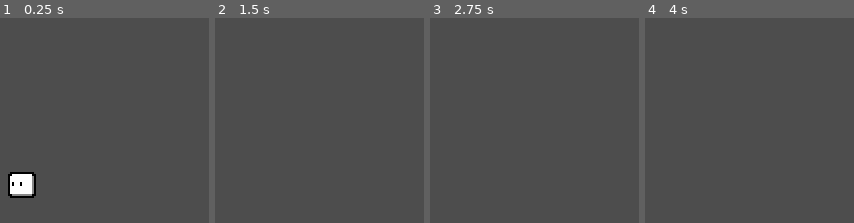
Above: before the commit, frames 1-4 (left to right).
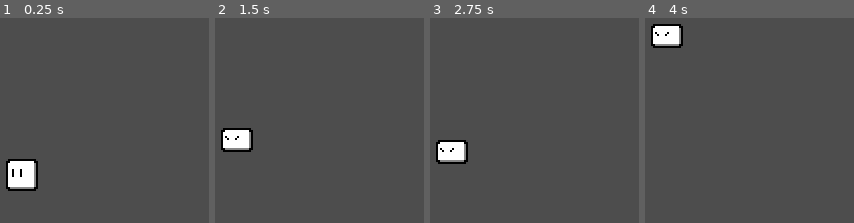
Above: after the commit, the same moments.

Repository: zimlewis/PSFGJ
Game: Godot game, scene res://test.tscn
Same seed, same stepped clock (60 frames per second), same inputs: the game is played once before the commit and once after it. The project has no main scene, so this scene is started directly.
Inputs:
- Up to frame 1 (0.25 s): no input
- Up to frame 2 (1.5 s): tap Enter (ui_accept) at 0.5 s; hold Enter (ui_accept) 0.53-1.28 s; hold Right (ui_right) from 0.53 s (still down); tap Space (jump, bound only after the commit) at 0.77, 0.8, 1.07, 1.35 s
- Up to frame 3 (2.75 s): tap Space (jump, bound only after the commit) at 1.52, 1.82, 2.3 s; tap Enter (ui_accept) at 1.55 s; release Right (ui_right) at 2.03 s; hold Left (ui_left) from 2.03 s (still down); hold Enter (ui_accept) from 2.03 s (still down)
- Up to frame 4 (4 s): release Left (ui_left) at 2.78 s; release Enter (ui_accept) at 2.78 s; hold Right (ui_right) from 2.78 s (still down); tap Enter (ui_accept) at 2.85 s; tap Space (jump, bound only after the commit) at 3.02, 3.32 s; hold Space (jump, bound only after the commit) from 3.53 s (still down)

The runs differ from the first frame. In frame 1, 2.1% of the frame differs, in the area x 2-19%, y 68-88%; in frame 2, 1.8%; in frame 3, 1.8%; in frame 4, 1.8%.

Commit message:
added state machine

Diff:
--- a/player/player.gd
+++ b/player/player.gd
@@ -1,4 +1,4 @@
-extends CharacterBody2D
+class_name Player extends CharacterBody2D
 
 const SPEED = 200.0
 const JUMP_VELOCITY = -400.0
@@ -7,39 +7,16 @@
 
 @export var sprite: AnimatedSprite2D
 var coyote_time: float = 1
-
+var gravity = Vector2(0, 100)
 
 func _process(delta: float) -> void:
 	coyote_time -= delta
 
 func _physics_process(delta: float) -> void:
 	# Add the gravity.
-	if not is_on_floor():
-		velocity += get_gravity() * delta
 
 	# Handle jump.
 	if is_on_floor():
 		coyote_time = 0
-		velocity.y = 0
-
-	if Input.is_action_pressed("ui_accept") and coyote_time == 0:
-		velocity.y = JUMP_VELOCITY
-		sprite.play("jump")
-
-	# Play fall animation
-	if velocity.y > 0:
-		sprite.play("falling")
-
-	# Cut out the jump if release the button early
-	if !is_on_floor() and Input.is_action_just_released("ui_accept") and velocity.y < 0:
-		velocity.y *= 0.5
-
-	# Get the input direction and handle the movement/deceleration.
-	# As good practice, you should replace UI actions with custom gameplay actions.
-	var direction := Input.get_axis("ui_left", "ui_right")
-	if direction:
-		velocity.x = move_toward(velocity.x, direction * SPEED, ACCELERATION)
-	else:
-		velocity.x = move_toward(velocity.x, 0, DECCELERATION)
 
 	move_and_slide()
--- a/player/player.tscn
+++ b/player/player.tscn
@@ -1,7 +1,12 @@
-[gd_scene load_steps=13 format=3 uid="uid://08qilwwnxmxj"]
+[gd_scene load_steps=18 format=3 uid="uid://08qilwwnxmxj"]
 
 [ext_resource type="Script" path="res://player/player.gd" id="1_2dfnx"]
 [ext_resource type="Texture2D" uid="uid://r3il3u35jysx" path="res://player/player.png" id="1_svvk0"]
+[ext_resource type="Script" path="res://state-machine/state_machine.gd" id="3_7n2qw"]
+[ext_resource type="Script" path="res://player/states/idle.gd" id="4_s0sob"]
+[ext_resource type="Script" path="res://player/states/run.gd" id="5_egfg7"]
+[ext_resource type="Script" path="res://player/states/jump.gd" id="6_tpcnh"]
+[ext_resource type="Script" path="res://player/states/fall.gd" id="7_o0qlw"]
 
 [sub_resource type="AtlasTexture" id="AtlasTexture_b1w84"]
 atlas = ExtResource("1_svvk0")
@@ -96,3 +101,19 @@
 
 [node name="CollisionShape2D" type="CollisionShape2D" parent="."]
 shape = SubResource("RectangleShape2D_02ted")
+
+[node name="StateMachine" type="Node" parent="." node_paths=PackedStringArray("initial_state")]
+script = ExtResource("3_7n2qw")
+initial_state = NodePath("Idle")
+
+[node name="Idle" type="Node" parent="StateMachine"]
+script = ExtResource("4_s0sob")
+
+[node name="Run" type="Node" parent="StateMachine"]
+script = ExtResource("5_egfg7")
+
+[node name="Jump" type="Node" parent="StateMachine"]
+script = ExtResource("6_tpcnh")
+
+[node name="Fall" type="Node" parent="StateMachine"]
+script = ExtResource("7_o0qlw")
--- /dev/null
+++ b/player/states/fall.gd
@@ -0,0 +1,31 @@
+extends PlayerState
+
+
+## Called by the state machine when receiving unhandled input events.
+func handle_input(_event: InputEvent) -> void:
+	pass
+
+## Called by the state machine on the engine's main loop tick.
+func update(_delta: float) -> void:
+	pass
+
+## Called by the state machine on the engine's physics update tick.
+func physics_update(_delta: float) -> void:
+	player.velocity += player.get_gravity() * _delta
+
+	var direction := Input.get_axis("move_left", "move_right")
+	player.velocity.x = move_toward(player.velocity.x, direction * player.SPEED, player.ACCELERATION)
+
+
+	if player.is_on_floor():
+		finished.emit(IDLE)
+
+## Called by the state machine upon changing the active state. The `data` parameter
+## is a dictionary with arbitrary data the state can use to initialize itself.
+func enter(previous_state_path: String, data := {}) -> void:
+	pass
+
+## Called by the state machine before changing the active state. Use this function
+## to clean up the state.
+func exit() -> void:
+	pass
--- /dev/null
+++ b/player/states/idle.gd
@@ -0,0 +1,39 @@
+extends PlayerState
+
+
+## Called by the state machine when receiving unhandled input events.
+func handle_input(_event: InputEvent) -> void:
+	pass
+
+## Called by the state machine on the engine's main loop tick.
+func update(_delta: float) -> void:
+	pass
+
+## Called by the state machine on the engine's physics update tick.
+func physics_update(_delta: float) -> void:
+	player.velocity.y = 0
+	player.velocity.x = move_toward(player.velocity.x, 0, player.DECCELERATION)
+
+	if Input.get_axis("move_left", "move_right") != 0:
+		finished.emit(RUNNING)
+
+	if Input.is_action_pressed("jump") and player.coyote_time == 0:
+		finished.emit(JUMPING)
+
+	if not player.is_on_floor():
+		finished.emit(FALLING)
+	pass
+
+## Called by the state machine upon changing the active state. The `data` parameter
+## is a dictionary with arbitrary data the state can use to initialize itself.
+func enter(previous_state_path: String, data := {}) -> void:
+	if previous_state_path == FALLING:
+		player.sprite.play("land")
+		await player.sprite.animation_finished
+		player.sprite.play("idle")
+
+
+## Called by the state machine before changing the active state. Use this function
+## to clean up the state.
+func exit() -> void:
+	pass
--- /dev/null
+++ b/player/states/jump.gd
@@ -0,0 +1,35 @@
+extends PlayerState
+
+
+## Called by the state machine when receiving unhandled input events.
+func handle_input(_event: InputEvent) -> void:
+	pass
+
+## Called by the state machine on the engine's main loop tick.
+func update(_delta: float) -> void:
+	pass
+
+## Called by the state machine on the engine's physics update tick.
+func physics_update(_delta: float) -> void:
+	player.velocity += player.get_gravity() * _delta
+
+	var direction := Input.get_axis("move_left", "move_right")
+	player.velocity.x = move_toward(player.velocity.x, direction * player.SPEED, player.ACCELERATION)
+
+
+	if Input.is_action_just_released("jump"):
+		player.velocity.y *= 0.5
+		finished.emit(FALLING)
+
+	if player.velocity.y > 0:
+		finished.emit(FALLING)
+
+## Called by the state machine upon changing the active state. The `data` parameter
+## is a dictionary with arbitrary data the state can use to initialize itself.
+func enter(previous_state_path: String, data := {}) -> void:
+	player.velocity.y = player.JUMP_VELOCITY
+
+## Called by the state machine before changing the active state. Use this function
+## to clean up the state.
+func exit() -> void:
+	pass
--- /dev/null
+++ b/player/states/player_state.gd
@@ -0,0 +1,14 @@
+class_name PlayerState extends State
+
+const IDLE = "Idle"
+const RUNNING = "Run"
+const JUMPING = "Jump"
+const FALLING = "Fall"
+
+var player: Player
+
+
+func _ready() -> void:
+	await owner.ready
+	player = owner as Player
+	assert(player != null, "The PlayerState state type must be used only in the player scene. It needs the owner to be a Player node.")
--- /dev/null
+++ b/player/states/run.gd
@@ -0,0 +1,35 @@
+extends PlayerState
+
+
+## Called by the state machine when receiving unhandled input events.
+func handle_input(_event: InputEvent) -> void:
+	pass
+
+## Called by the state machine on the engine's main loop tick.
+func update(_delta: float) -> void:
+	pass
+
+## Called by the state machine on the engine's physics update tick.
+func physics_update(_delta: float) -> void:
+	player.velocity.y = 0
+	var direction := Input.get_axis("move_left", "move_right")
+	player.velocity.x = move_toward(player.velocity.x, direction * player.SPEED, player.ACCELERATION)
+
+	if direction == 0:
+		finished.emit(IDLE)
+
+	if not player.is_on_floor():
+		finished.emit(FALLING)
+
+	if Input.is_action_pressed("jump") and player.coyote_time == 0:
+		finished.emit(JUMPING)
+
+## Called by the state machine upon changing the active state. The `data` parameter
+## is a dictionary with arbitrary data the state can use to initialize itself.
+func enter(previous_state_path: String, data := {}) -> void:
+	pass
+
+## Called by the state machine before changing the active state. Use this function
+## to clean up the state.
+func exit() -> void:
+	pass
--- a/project.godot
+++ b/project.godot
@@ -22,6 +22,24 @@
 window/size/window_height_override=720
 window/stretch/mode="canvas_items"
 
+[input]
+
+move_left={
+"deadzone": 0.5,
+"events": [Object(InputEventKey,"resource_local_to_scene":false,"resource_name":"","device":-1,"window_id":0,"alt_pressed":false,"shift_pressed":false,"ctrl_pressed":false,"meta_pressed":false,"pressed":false,"keycode":65,"physical_keycode":0,"key_label":0,"unicode":97,"location":0,"echo":false,"script":null)
+]
+}
+move_right={
+"deadzone": 0.5,
+"events": [Object(InputEventKey,"resource_local_to_scene":false,"resource_name":"","device":-1,"window_id":0,"alt_pressed":false,"shift_pressed":false,"ctrl_pressed":false,"meta_pressed":false,"pressed":false,"keycode":68,"physical_keycode":0,"key_label":0,"unicode":100,"location":0,"echo":false,"script":null)
+]
+}
+jump={
+"deadzone": 0.5,
+"events": [Object(InputEventKey,"resource_local_to_scene":false,"resource_name":"","device":-1,"window_id":0,"alt_pressed":false,"shift_pressed":false,"ctrl_pressed":false,"meta_pressed":false,"pressed":false,"keycode":32,"physical_keycode":0,"key_label":0,"unicode":32,"location":0,"echo":false,"script":null)
+]
+}
+
 [rendering]
 
 textures/canvas_textures/default_texture_filter=0
--- /dev/null
+++ b/state-machine/state.gd
@@ -0,0 +1,28 @@
+## Virtual base class for all states.
+## Extend this class and override its methods to implement a state.
+class_name State extends Node
+
+## Emitted when the state finishes and wants to transition to another state.
+signal finished(next_state_path: String, data: Dictionary)
+
+## Called by the state machine when receiving unhandled input events.
+func handle_input(_event: InputEvent) -> void:
+	pass
+
+## Called by the state machine on the engine's main loop tick.
+func update(_delta: float) -> void:
+	pass
+
+## Called by the state machine on the engine's physics update tick.
+func physics_update(_delta: float) -> void:
+	pass
+
+## Called by the state machine upon changing the active state. The `data` parameter
+## is a dictionary with arbitrary data the state can use to initialize itself.
+func enter(previous_state_path: String, data := {}) -> void:
+	pass
+
+## Called by the state machine before changing the active state. Use this function
+## to clean up the state.
+func exit() -> void:
+	pass
--- /dev/null
+++ b/state-machine/state_machine.gd
@@ -0,0 +1,41 @@
+class_name StateMachine extends Node
+
+@export var initial_state: State
+
+@onready var state: State = (func get_initial_state() -> State:
+	return initial_state if initial_state != null else get_child(0)
+).call()
+
+
+func _ready() -> void:
+	for state_node: State in find_children("*", "State"):
+		state_node.finished.connect(_transition_to_next_state)
+
+	await owner.ready
+	state.enter("")
+
+
+func _unhandled_input(event: InputEvent) -> void:
+	state.handle_input(event)
+
+
+func _process(delta: float) -> void:
+	state.update(delta)
+
+
+func _physics_process(delta: float) -> void:
+	state.physics_update(delta)
+	print(owner.velocity)
+
+
+func _transition_to_next_state(target_state_path: String, data: Dictionary = {}) -> void:
+	if not has_node(target_state_path):
+		printerr(owner.name + ": Trying to transition to state " + target_state_path + " but it does not exist.")
+		return
+
+	var previous_state_path := state.name
+	state.exit()
+	state = get_node(target_state_path)
+	state.enter(previous_state_path, data)
+
+	print(state)
